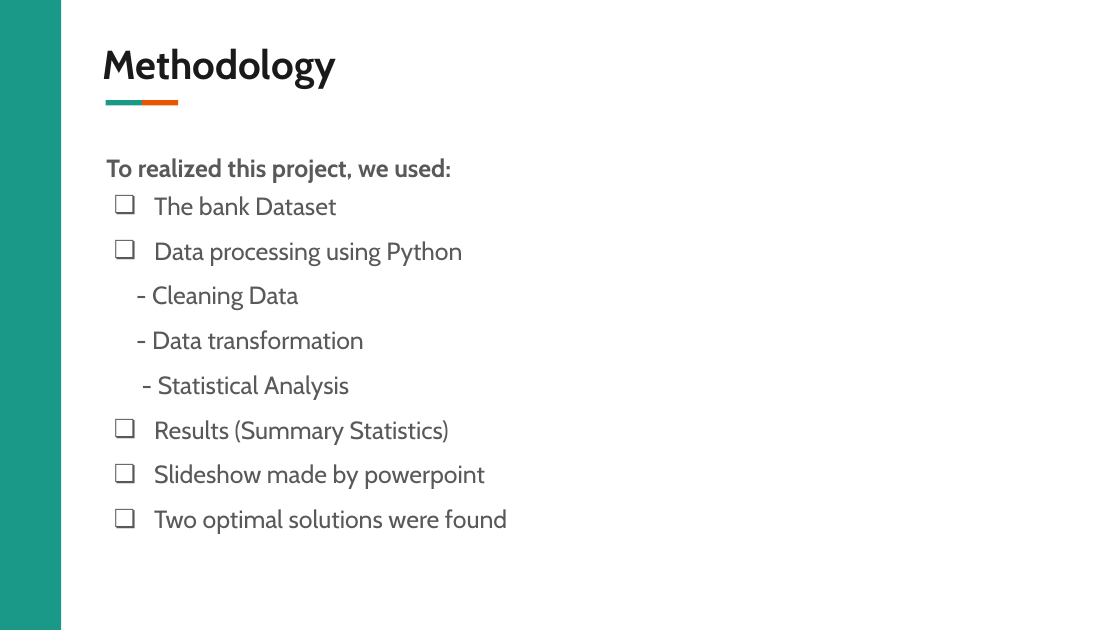
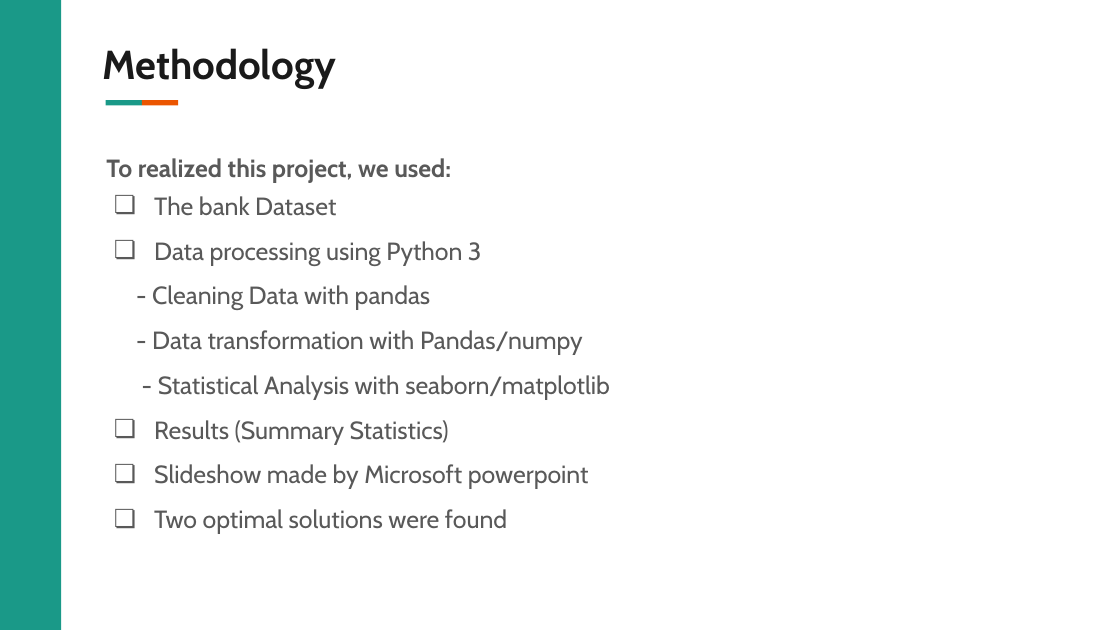
Before and after one commit to VIP509/Business-Intelligence-Project, a slide deck: slide 4 of BI Project Presentation .pptx. Drawn at 1120x630 pixels with LibreOffice and Linux fonts; fonts in the diff are those of the drawing; background and template pictures are left out. Boxes give left, top, right and bottom in pixels: in the first picture for what was removed or moved away, otherwise in the second. Text is boxed around its words. In the diff, an @@ line names an element or a change of style, - is before the commit and + after.

```diff
--- a/BI Project Presentation .pptx
+++ b/BI Project Presentation .pptx
@@ text at [152, 241, 610, 399]: text changed @@
-❏ Data processing using Python
-- Cleaning Data
-- Data transformation
-- Statistical Analysis
+❏ Data processing using Python 3
+- Cleaning Data with pandas
+- Data transformation with Pandas/numpy
+- Statistical Analysis with seaborn/matplotlib
@@ text at [154, 464, 589, 489]: text changed @@
-❏ Slideshow made by powerpoint
+❏ Slideshow made by Microsoft powerpoint
```
Also in this commit, not shown: 8 other slides changed, 1 other file.
